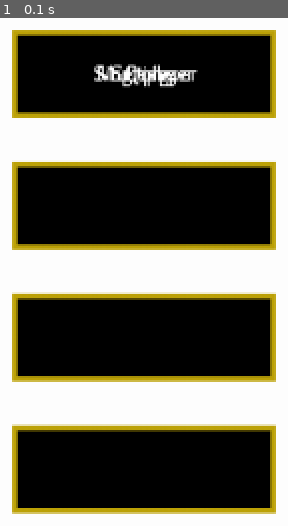
Above: before the commit, frame 1.
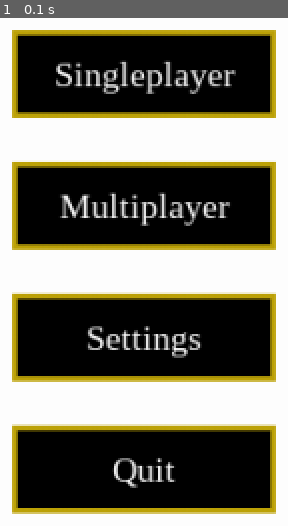
Above: after the commit, the same moment.

Repository: Stephan-kashkarov/AOE
Game: pygame game, started from main.py
Same seed, same stepped clock (60 frames per second), same inputs: the game is played once before the commit and once after it.
Inputs:
- Up to frame 1 (0.1 s): no input

The runs differ from the first frame. In frame 1, 5.0% of the frame differs, in the area x 19-82%, y 8-93%.

Commit message:
got everything displayed properly

Diff:
--- a/functions.py
+++ b/functions.py
@@ -57,14 +57,15 @@
 				)
 			)
 			rect = self.text.surface.get_rect()
-			rect.center = (self.game.screenWidth/2, self.game.screenHeight/2)
+			rect.center = (self.x + (self.size[0]/2), self.y + (self.size[1]/2))
 			self.game.screen.blit(self.text.surface, rect)
 
 
 	def hover(self):
 		if self.rect.collidepoint(pg.mouse.get_pos()):
 			self.hovered = True
-			self.draw()
+		else:
+			self.hovered = False
 
 
 	def clicked(self):
@@ -76,12 +77,12 @@
 
 
 class Text(pg.sprite.Sprite):
-	def __init__(self, text, pos=(0, 0), font="Times New Roman", fontSize=12, fontColour=(0,0,0)):
+	def __init__(self, text, pos=(0, 0), font="Times New Roman", fontSize=20, fontColour=(0,0,0)):
 		self.text = text
 		self.pos = pos
 		self.font = font
 		self.fontSize = fontSize
 		self.fontColour = fontColour
 		self.font = pg.font.SysFont(font, fontSize)
-		self.surface = self.font.render(self.text, False, self.fontColour)
+		self.surface = self.font.render(self.text, True, self.fontColour)
 		super().__init__()
--- a/main.py
+++ b/main.py
@@ -28,6 +28,7 @@
 
 		buttons = pg.sprite.Group(single, multi, settings, _quit)
 		run = self.menuLoop(buttons)
+		print(buttons.sprites().index(run))
 		return buttons.sprites().index(run)
 
 
Empty file removed: menu.py
